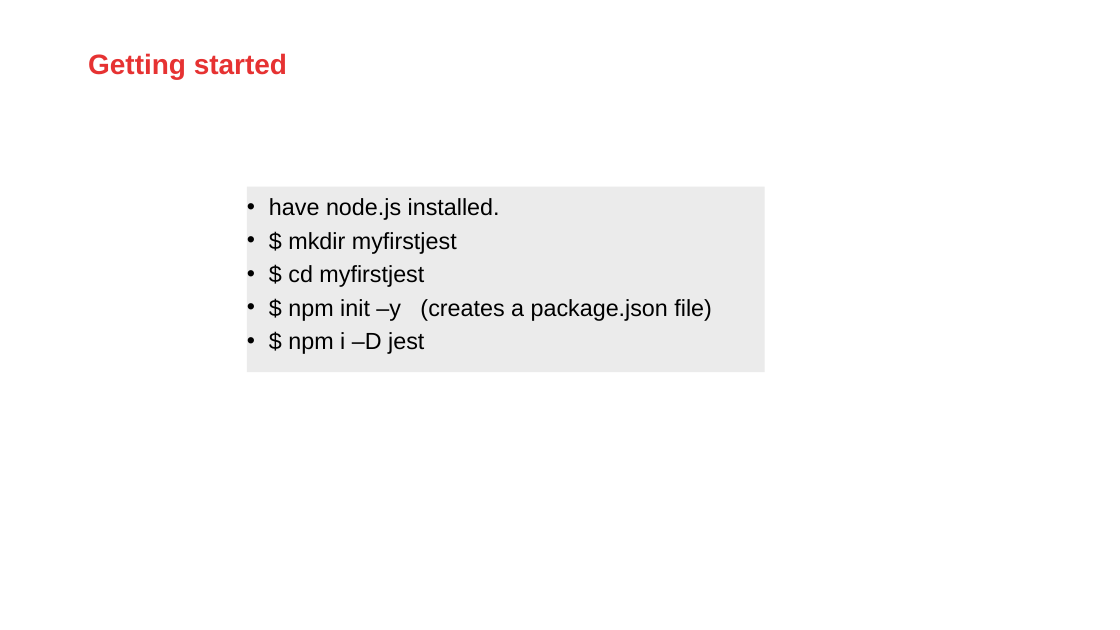
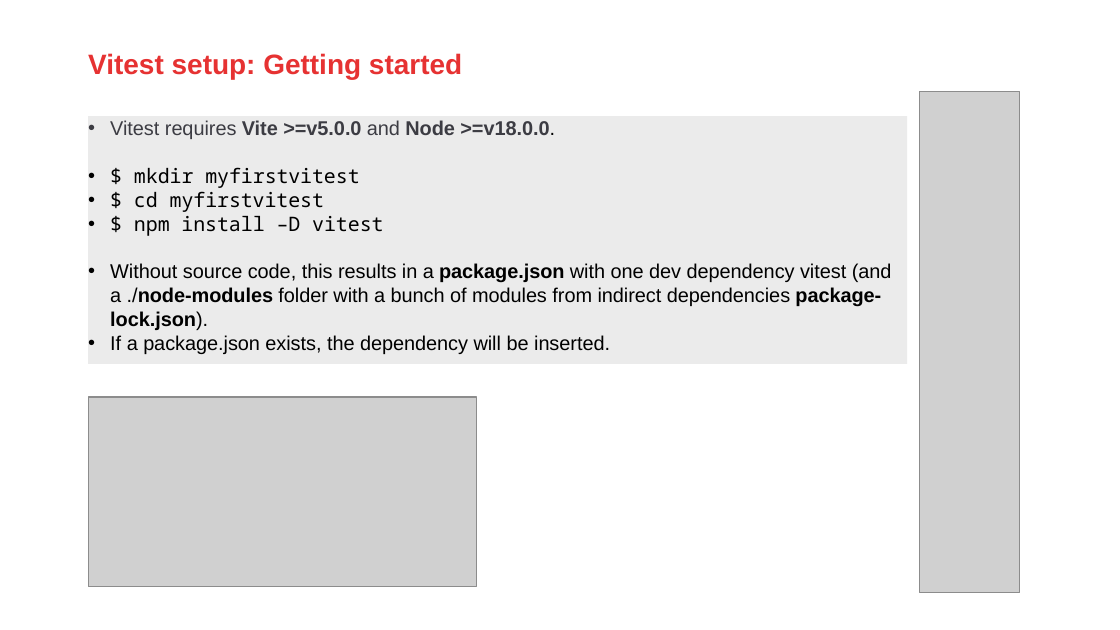
Before and after one commit to AMISConclusion/sig-typescript-unit-testing, a slide deck: slide 5 of typescript_unit_testing_with_vitest.pptx (slide 7 before the commit). Drawn at 1120x630 pixels with LibreOffice and Linux fonts; fonts in the diff are those of the drawing; grey boxes stand for pictures; background and template pictures are left out. Boxes give left, top, right and bottom in pixels: in the first picture for what was removed or moved away, otherwise in the second. Text is boxed around its words. In the diff, an @@ line names an element or a change of style, - is before the commit and + after.

```diff
--- a/typescript_unit_testing_with_vitest.pptx
+++ b/typescript_unit_testing_with_vitest.pptx
@@ title at [88, 53, 462, 79]: text changed @@
-Getting started
+Vitest setup: Getting started
@@ text "Vitest requires Vite >=v5.0.0 and ...": place and size @@
-text "Vitest requires Vite >=v5.0.0 and ..." at [246, 187, 764, 373]
+text "Vitest requires Vite >=v5.0.0 and ..." at [88, 116, 907, 364]
@@ picture added at [920, 91, 1020, 592] @@
@@ text at [110, 120, 892, 354]: text changed; size 15 to 12.8 pt @@
-• have node.js installed.
-• $ mkdir myfirstjest
-• $ cd myfirstjest
-• $ npm init –y (creates a package.json file)
-• $ npm i –D jest
+• Vitest requires Vite >=v5.0.0 and Node >=v18.0.0.
+• $ mkdir myfirstvitest
+• $ cd myfirstvitest
+• $ npm install –D vitest
+• Without source code, this results in a package.json with one dev dependency vitest (and a ./node-modules folder with a bunch of modules from indirect dependencies package-lock.json).
+• If a package.json exists, the dependency will be inserted.
@@ picture added at [88, 398, 477, 588] @@
```
Also in this commit, not shown: 4 other slides changed, 3 slides added, 1 slide removed.
